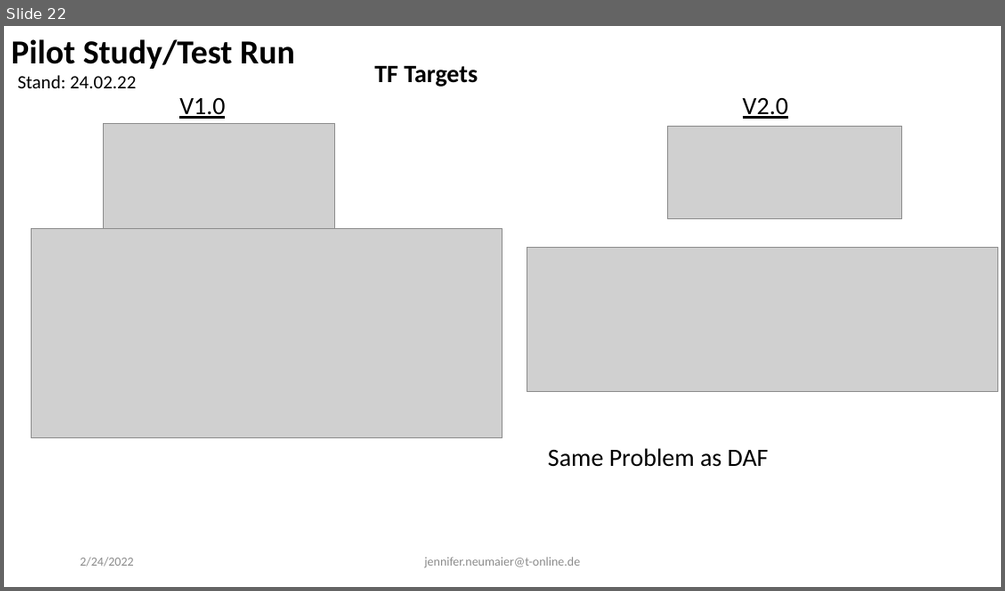
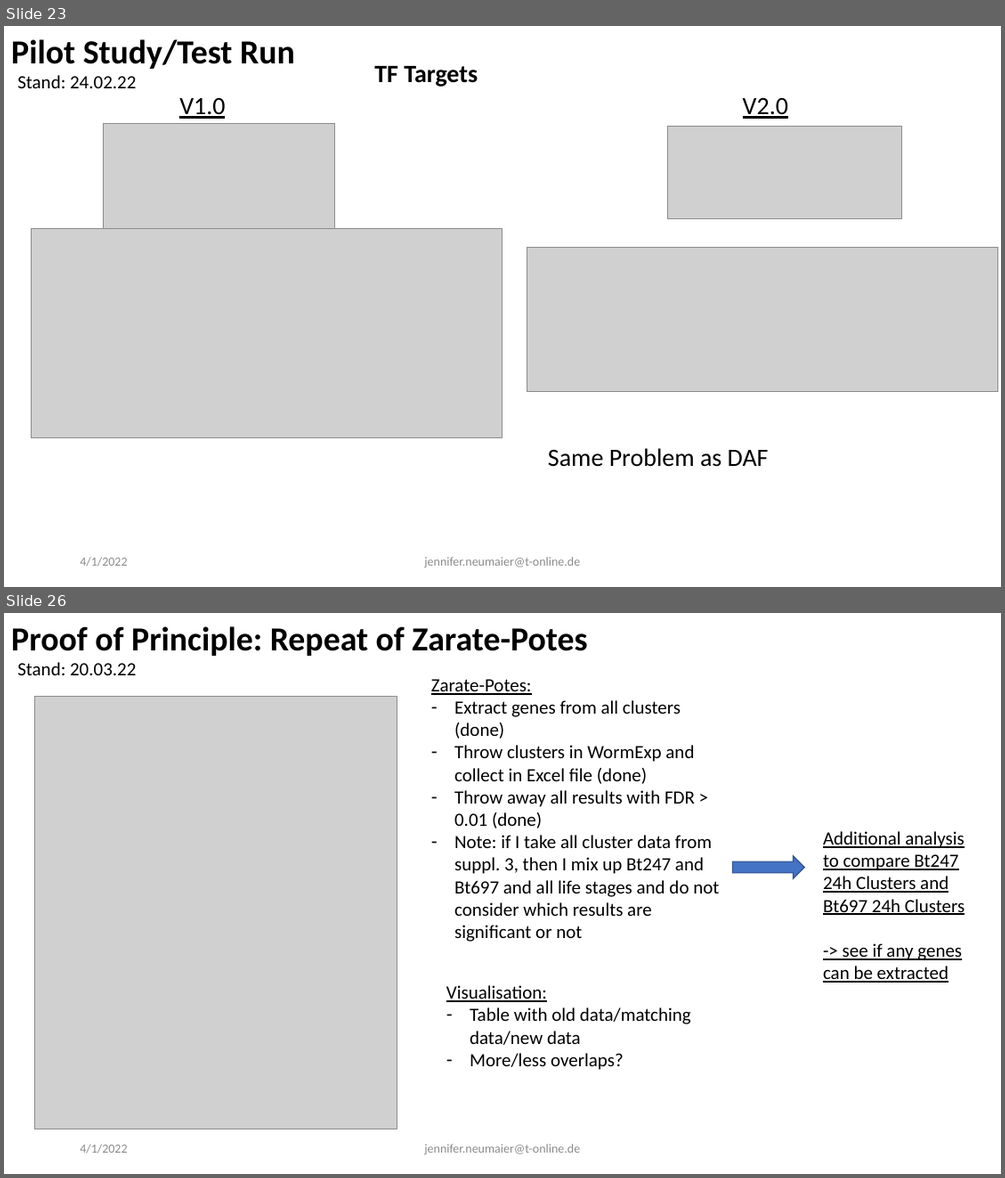
Before and after one commit to evoecogen/WormExp, a slide deck: Documentation/Project_Presentation_210922.pptx. Shown one above the other, each under a label of ours: slide 22 before the commit, slides 23 and 26 after it; the slides between them are not shown. The pictures are 1005x591 and 1005x1178 pixels, drawn with LibreOffice and Linux fonts; fonts in the diff are those of the drawing; grey boxes stand for pictures. Boxes give left, top, right and bottom in pixels: in the first picture for what was removed or moved away, otherwise in the second. Text is boxed around its words. In the diff, an @@ line names an element or a change of style, - is before the commit and + after.

```diff
--- a/Documentation/Project_Presentation_210922.pptx
+++ b/Documentation/Project_Presentation_210922.pptx
@@ slide 26 added at (4,613,1001,1174), background #FFFFFF @@
@@ text added at (11,626,587,656), 32.4 pt, text #000000, bold @@
+Proof of Principle: Repeat of Zarate-Potes
@@ text added at (17,662,136,675), 18 pt, text #000000 @@
+Stand: 20.03.22
@@ text added at (431,679,719,941), 18 pt, text #000000 @@
+Zarate-Potes:
+– Extract genes from all clusters (done)
+– Throw clusters in WormExp and collect in Excel file (done)
+– Throw away all results with FDR > 0.01 (done)
+– Note: if I take all cluster data from suppl. 3, then I mix up Bt247 and Bt697 and all life stages and do not consider which results are significant or not
@@ picture added at (34,697,396,1129) @@
@@ text added at (823,831,964,982), 18 pt, text #000000, underline @@
+Additional analysis to compare Bt247 24h Clusters and Bt697 24h Clusters
+-> see if any genes can be extracted
@@ right arrow added at (732,856,804,879), fill #4472C4, outline #325491 1 pt @@
@@ text added at (446,985,691,1070), 18 pt, text #000000 @@
+Visualisation:
+– Table with old data/matching data/new data
+– More/less overlaps?
@@ text added at (80,1143,127,1153), 12 pt, text #8C8C8C @@
+4/1/2022
@@ text added at (424,1143,580,1155), 12 pt, text #8C8C8C @@
+jennifer.neumaier@t-online.de
@@ what was slide 22 is now slide 23 @@
@@ slide 23 changed as well @@
@@ text at (80,556,127,566): text changed @@
-2/24/2022
+4/1/2022
```
Also in this commit, not shown: 30 other slides changed, 15 other slides added, 5 other files.
